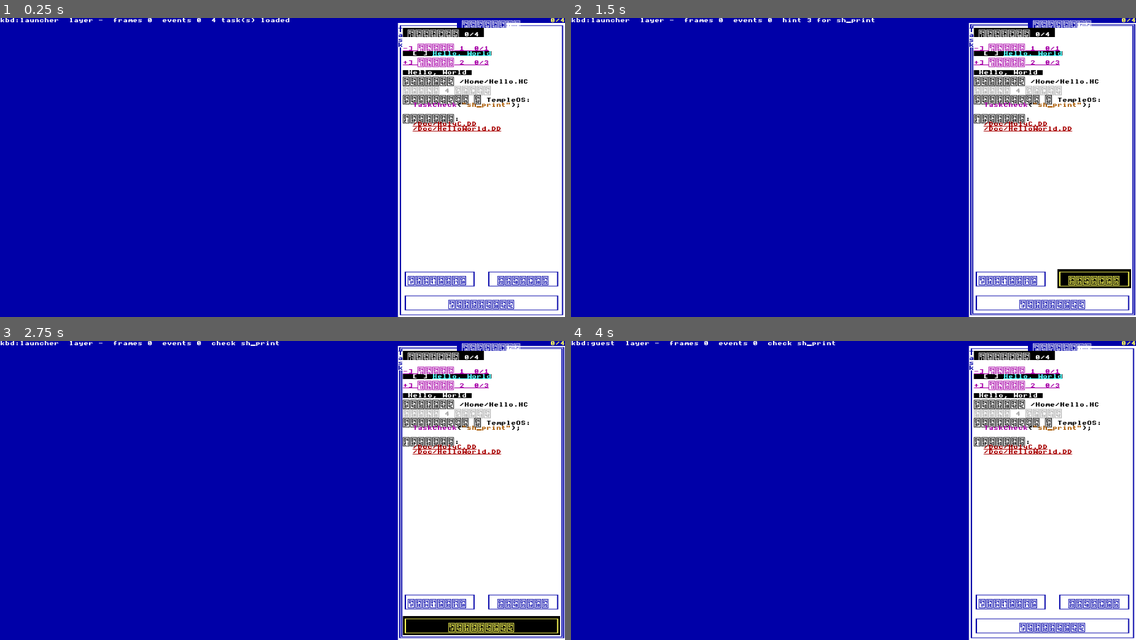
Above: before the commit, frames 1-4 (two rows, left to right).
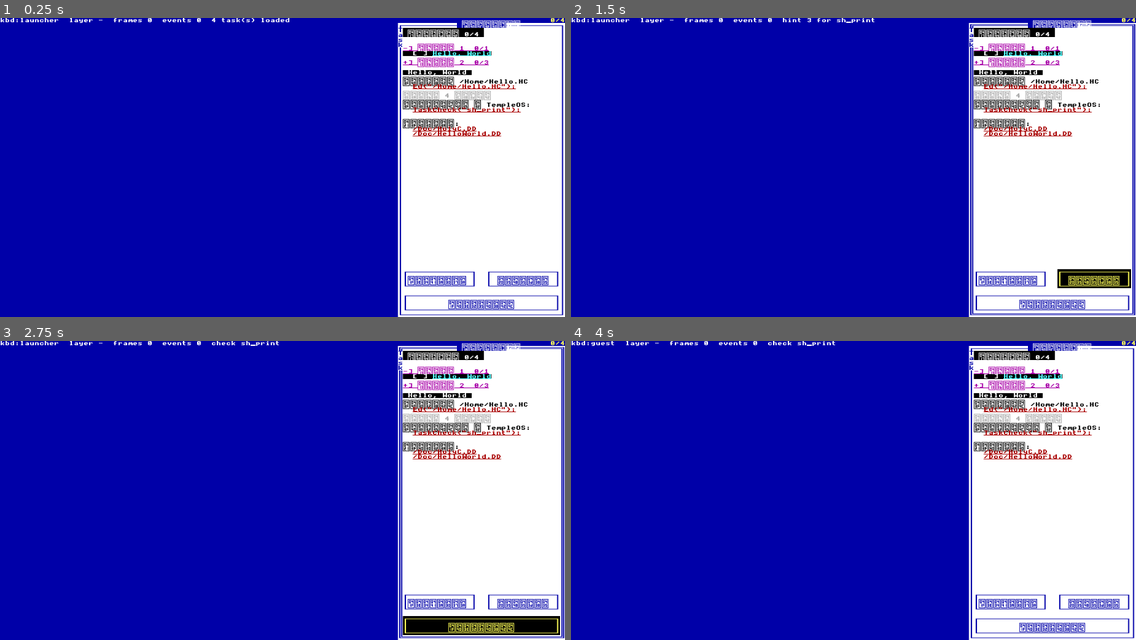
Above: after the commit, the same moments.

Repository: vladslugin/templeos-steam
Game: Godot game, scene res://scenes/Main.tscn
The game is run twice, just before and just after one commit, with the same random seed, the same clock (stepped at 60 frames per second) and the same inputs.
Inputs (mouse positions are in pixels of both pictures, inside the frame that each line leads up to):
- Up to frame 1 (0.25 s): no input
- Up to frame 2 (1.5 s): click "Подсказка 1" at 0.5 s; click "Решение" at 1.25 s
- Up to frame 3 (2.75 s): click "Проверить" at 2 s
- Up to frame 4 (4 s): tap Enter at 2.75 s; drag from (768, 493) to (910, 424) at 2.77 s; tap Space at 3.5 s; drag from (740, 505) to (825, 550) at 3.52 s

The runs differ from the first frame. In frame 1, 1.8% of the frame differs, in the area x 71-94%, y 21-40%; in frame 2, 1.8%; in frame 3, 1.8%; in frame 4, 1.8%.

Commit message:
Click a line of code and the machine writes it for you
The panel already showed the command a task wants - TaskCheck("sh_print"); and
the like - and there was a comment where _call is saying that the one honest
thing a click could do was answer the question the player was about to ask,
because nothing here could type. It can now.

Clicking a command sends it into the guest over the frame connection as
keystrokes, one character every 28 milliseconds, with the launcher's own key
click on each. Slower than the wire allows, deliberately: instant text reads as
a paste, and the point is that the player watches it being written and reads it
on the way past. It lands wherever the guest's focus is, which is what a
person's typing would do - if they have an editor open, it goes in the editor.

The file to open is now a command too. Ed("/Home/Hello.HC"); is the single
hardest line to guess for someone who has never seen this OS, and it was
previously printed as prose.

QEMU turns a keysym into a key but not into the modifier that key needs. Capital
letters arrive right; every symbol on the top half of a US key arrives as the
one on the bottom, so

    Print("Hi %d\n",2+2);

lands in the guest as

    Print9'Hi 5d\n',2=20;

which is a very confusing thing to watch a computer type for you. RfbClient
holds Shift_L around the twenty-one characters that need it. Checked end to end:
the launcher was asked to write Print("written for you: %d\n",6*7); and the
guest answered 42.

--type <line> does the same from the command line, which is how that path is
tested without a hand on the mouse.

Diff:
--- a/host/temple/scripts/CampaignPanel.gd
+++ b/host/temple/scripts/CampaignPanel.gd
@@ -116,6 +116,10 @@
 
 signal check_requested(task_id: String)
 signal hint_requested(task_id: String, level: int)
+## A command the player asked to have written for them. The launcher types it
+## into the guest a character at a time, which is the difference between being
+## handed an answer and being shown one.
+signal type_requested(text: String)
 
 ## Which language the campaign is read in. Russian by default: it is the
 ## author's language, and the tasks are written in it first.
@@ -385,6 +389,7 @@
 	var t: Campaign.Task = campaign.by_id[_selected]
 	out.append(_line("$IV,1$ %s $IV,0$" % _dd(t.title(lang))))
 	out.append(_line(_dd(_t("edit") % t.start_file)))
+	out.append(_line("  " + _call("Ed", t.start_file)))
 	var state := _state(t)
 	if state != "":
 		out.append(_line(state))
@@ -494,7 +499,12 @@
 ## syntax highlighter would colour it: the function PURPLE, the string BROWN
 ## (Kernel/KernelA.HH:1147,1153, applied at Adam/DolDoc/DocRecalc.HC:231-243).
 func _call(fn: String, arg: String) -> String:
-	return "$%s$%s$FG$($%s$\"%s\"$FG$);" % [COLOR_FUN, _dd(fn), COLOR_STR, _dd(arg)]
+	# Coloured the way the guest's own highlighter would colour it, and clickable
+	# rather than only readable. The panel used to say, in a comment right here,
+	# that the one honest thing a click could do was answer the question the
+	# player was about to ask - what do I type. The launcher can type it now.
+	var code := "%s(\"%s\");" % [fn, arg]
+	return "$LK,\"%s\",A=\"type:%s\"$" % [_ddq(code), code]
 
 
 ## How many of one chapter's tasks have passed.
@@ -561,6 +571,8 @@
 			_err_raw = ""
 			_err = {}
 			refresh()
+		"type":
+			type_requested.emit(rest)
 
 
 # ---------------------------------------------------------------------------
@@ -834,6 +846,8 @@
 			"ru": "Этого сообщения ещё нет в справочнике. То, что выше, — "
 			+ "слова самого компилятора, и они точны."},
 	"err_hide": {"en": "hide", "ru": "скрыть"},
+	"type_hint": {"en": "Click a line of code and the machine types it for you.",
+			"ru": "Нажмите на строку кода — машина наберёт её за вас."},
 	"tasks": {"en": "Tasks %d/%d", "ru": "Задания %d/%d"},
 	"chapter": {"en": "Chapter %s", "ru": "Глава %s"},
 	"pick": {"en": "Pick a task.", "ru": "Выберите задание."},
--- a/host/temple/scripts/Main.gd
+++ b/host/temple/scripts/Main.gd
@@ -108,6 +108,9 @@
 ## Whether the machine makes any noise. --no-sound turns it off for the whole
 ## session; the panel's own switch turns it off while it runs.
 var _sound := true
+
+## A line to write into the guest once it is up. See --type.
+var _auto_type := ""
 
 
 func _ready() -> void:
@@ -143,6 +146,12 @@
 			_level = clampi(args[i + 1].to_int(), 0, 2)
 		if args[i] == "--no-sound":
 			_sound = false
+		# Type one line into the guest as soon as it is listening, then stay
+		# running. The same path a click on a command in the panel takes, which
+		# is what makes it worth having: it is how that path gets tested
+		# without a hand on the mouse.
+		if args[i] == "--type" and i + 1 < args.size():
+			_auto_type = args[i + 1]
 
 	rfb.connected.connect(func(w: int, h: int) -> void: _note("guest view %dx%d" % [w, h]))
 	# The guest is only worth redrawing when a frame lands, so the request is
@@ -169,6 +178,11 @@
 	_panel.bind(campaign)
 	_panel.check_requested.connect(_on_check_requested)
 	_panel.hint_requested.connect(_on_hint_requested)
+	_panel.type_requested.connect(_on_type_requested)
+	# A command the launcher writes should sound like one being written. Same
+	# samples as the player's own keyboard, for the same reason the pacing is
+	# slow: this is meant to be watched, not pasted.
+	rfb.typed_character.connect(func() -> void: Sound.key_down())
 	_note("%d task(s) loaded" % n)
 
 	_guest.attach(rfb, bridge)
@@ -276,6 +290,8 @@
 		bridge.send_command("fps", {"n": _fps_target})
 		_note("asked the guest to composite at %d" % _fps_target)
 	bridge.send_command("level", {"n": _level})
+	if _auto_type != "":
+		_on_type_requested(_auto_type)
 	_note("bridge alive, guest at %d jiffies" % jiffies)
 	if _auto_check != "":
 		_on_check_requested(_auto_check)
@@ -368,6 +384,17 @@
 			   "yes" if campaign.self_taught else "no"])
 
 
+## Write a line into the guest for the player.
+##
+## Refused while something is still being typed, so two clicks cannot interleave
+## two commands into one unusable line.
+func _on_type_requested(text: String) -> void:
+	if rfb.is_typing():
+		return
+	rfb.type_text(text)
+	_note("typed: " + text)
+
+
 func _on_check_requested(task_id: String) -> void:
 	bridge.send_command("check_task", {"id": task_id})
 	_note("check " + task_id)
--- a/host/temple/scripts/RfbClient.gd
+++ b/host/temple/scripts/RfbClient.gd
@@ -22,6 +22,9 @@
 signal connected(width: int, height: int)
 signal frame_updated
 signal disconnected(reason: String)
+## One character of an injected line has gone out. The launcher hangs a keyboard
+## sound on this, so a command it writes for the player sounds like one.
+signal typed_character
 
 ## First bytes of the most recent rectangle. Only for diagnosing a wrong pixel
 ## format, which shows up as a frame that is uniform rather than as an error.
@@ -156,6 +159,7 @@
 
 
 func _process(_delta: float) -> void:
+	_type_tick()
 	if state == State.IDLE or state == State.FAILED:
 		return
 
@@ -330,6 +334,83 @@
 	msg.append_array([0, 0])
 	msg.append_array(_be32_bytes(keysym))
 	_peer.put_data(msg)
+
+
+## Characters the server will not shift for us.
+##
+## QEMU turns a keysym into a key but not always into the modifier that key
+## needs. A capital letter arrives right; every symbol on the top half of a US
+## key arrives as the character on the bottom half, so
+##
+##     Print("Hi %d\n",2+2);
+##
+## lands in the guest as
+##
+##     Print9'Hi 5d\n',2=20;
+##
+## which is a very confusing thing to watch a computer type for you. These are
+## the characters that need Shift held around them.
+const NEEDS_SHIFT := "~!@#$%^&*()_+{}|:\"<>?"
+const SHIFT_L := 0xFFE1
+
+## One character per tick, near enough to a fast typist.
+##
+## Not as fast as the wire allows, and deliberately. The guest is a real machine
+## with a keyboard controller and a receive FIFO, and a burst of forty
+## characters in one frame is a burst of forty interrupts; more to the point,
+## text appearing instantly reads as a paste, and the point of this is that the
+## player watches the command being written and reads it on the way past.
+const TYPE_INTERVAL_MSEC := 28
+
+## Longest thing that may be typed in one go. A command line, not a file.
+const TYPE_MAX := 240
+
+var _typing: Array = []
+var _type_next_msec := 0
+
+
+## Type a line into the guest, as if it had been keyed in.
+##
+## It goes wherever the guest's focus is, exactly as a person's typing would.
+## That is the honest behaviour: if the player has an editor open, the text
+## lands in the editor, which is where they were looking.
+func type_text(text: String, press_enter: bool = true) -> void:
+	if state != State.READY or text.length() > TYPE_MAX:
+		return
+	for ch in text:
+		var sym := ch.unicode_at(0)
+		if sym < 0x20 or sym > 0x7E:
+			continue
+		var shifted := NEEDS_SHIFT.contains(ch)
+		var step: Array = []
+		if shifted:
+			step.append([SHIFT_L, true])
+		step.append([sym, true])
+		step.append([sym, false])
+		if shifted:
+			step.append([SHIFT_L, false])
+		_typing.append(step)
+	if press_enter:
+		_typing.append([[0xFF0D, true], [0xFF0D, false]])
+
+
+## True while there is still something being typed, so a caller can avoid
+## queueing two commands on top of each other.
+func is_typing() -> bool:
+	return not _typing.is_empty()
+
+
+func _type_tick() -> void:
+	if _typing.is_empty() or state != State.READY:
+		return
+	var now := Time.get_ticks_msec()
+	if now < _type_next_msec:
+		return
+	_type_next_msec = now + TYPE_INTERVAL_MSEC
+	var step: Array = _typing.pop_front()
+	for ev: Array in step:
+		send_key(ev[0], ev[1])
+	typed_character.emit()
 
 
 func send_pointer(x: int, y: int, buttons: int) -> void:
